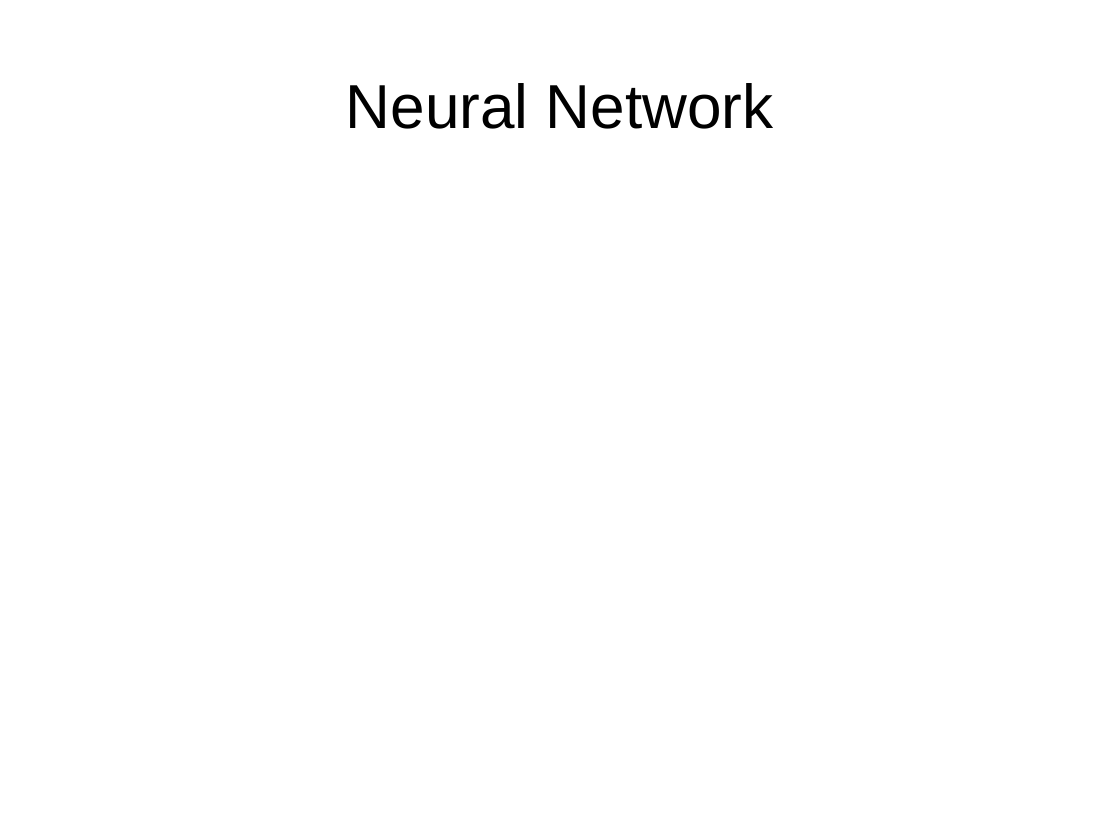
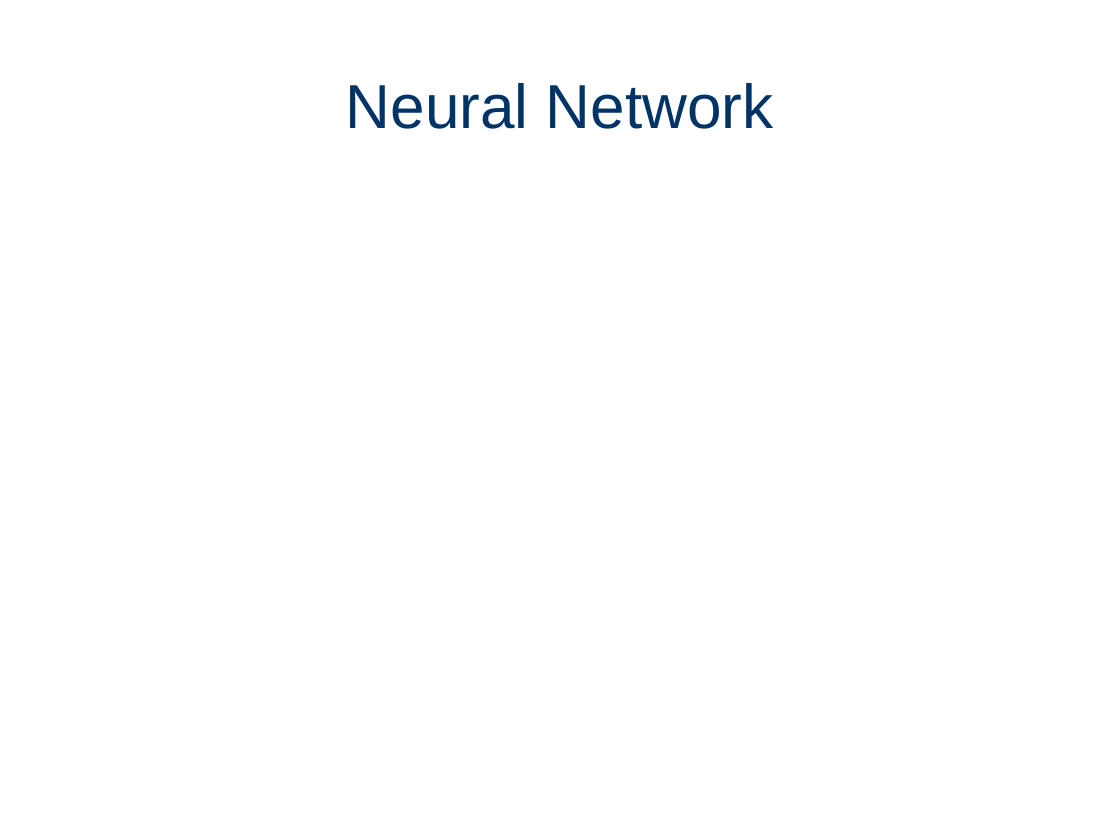
Before and after one commit to gSilas/special-palm-tree, a slide deck: slide 2 of presentation.odp. Drawn at 1120x840 pixels with LibreOffice and Linux fonts; fonts in the diff are those of the drawing. Boxes give left, top, right and bottom in pixels: in the first picture for what was removed or moved away, otherwise in the second. Text is boxed around its words. In the diff, an @@ line names an element or a change of style, - is before the commit and + after.

```diff
--- a/presentation.odp
+++ b/presentation.odp
@@ title "Neural Network" at (346,83,774,129): text colour #000000 to #003366 @@
```
Also in this commit, not shown: 3 other slides changed, 4 slides added, 2 slides removed, 5 other files.
